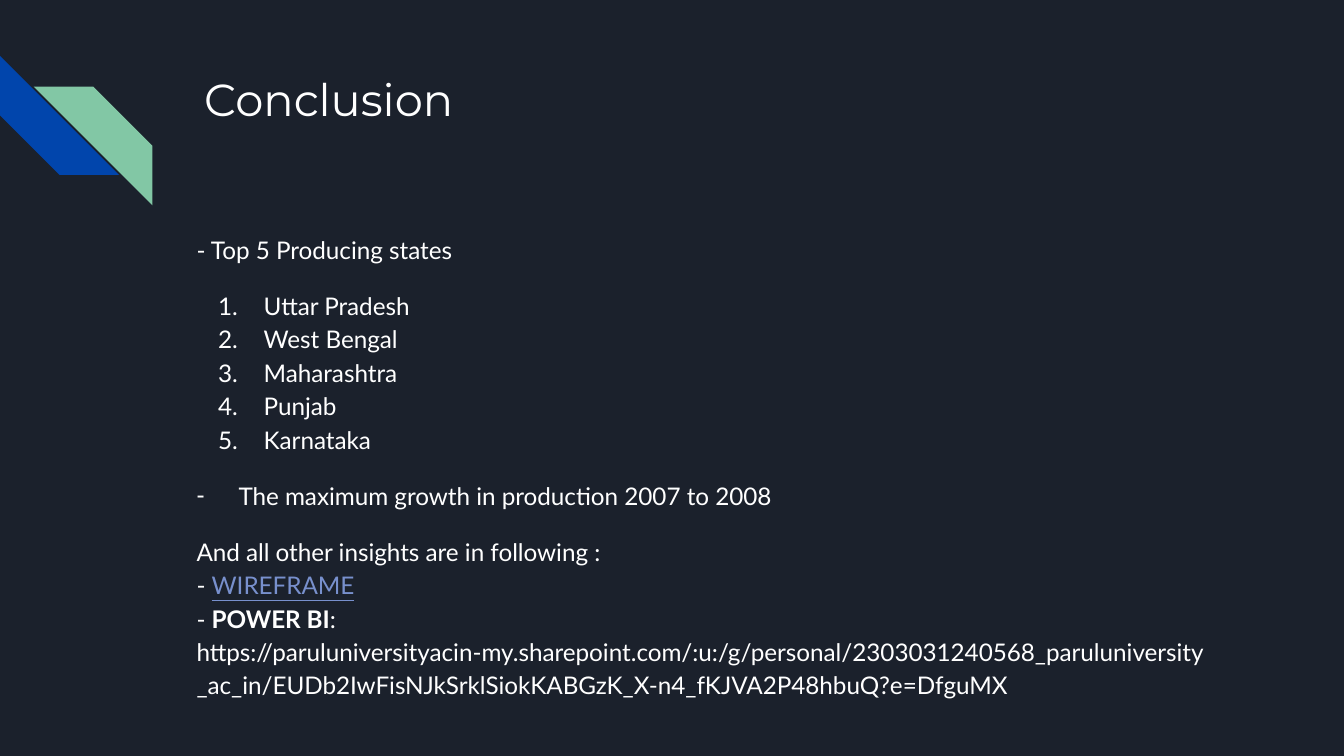
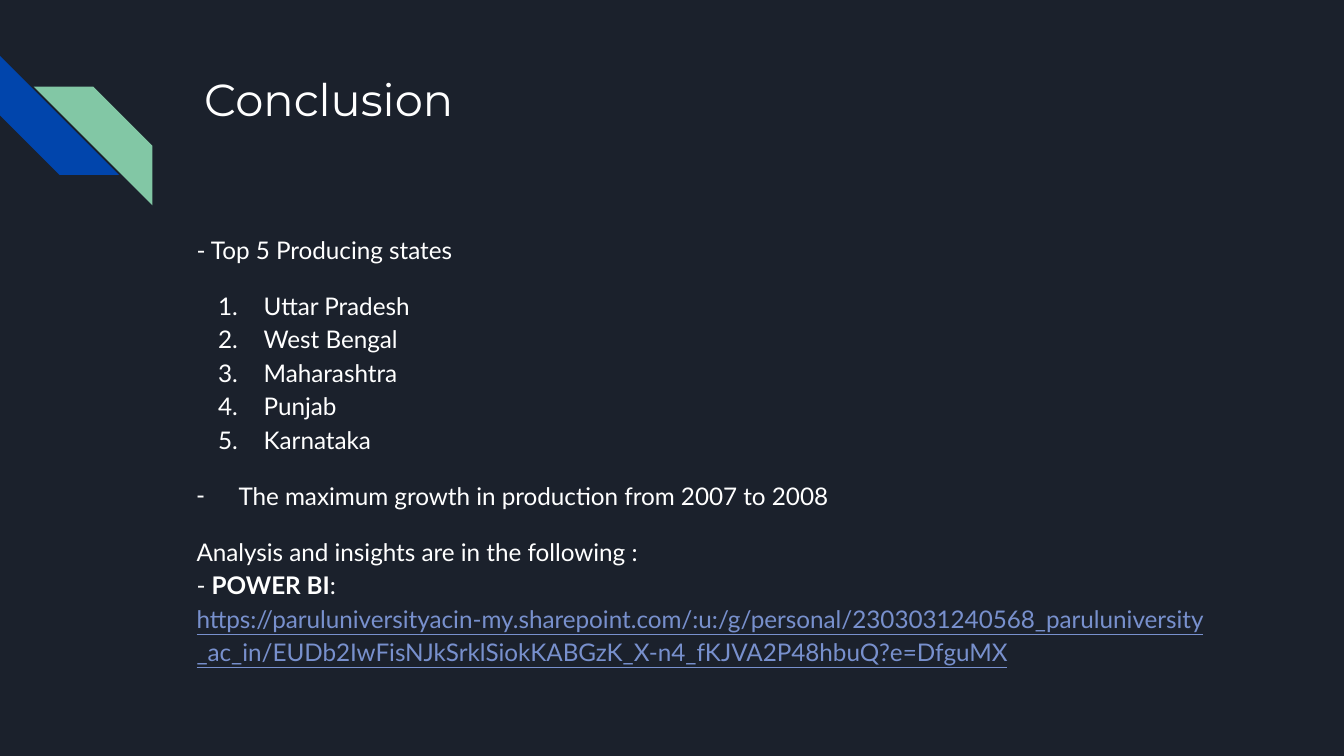
Before and after one commit to krish1440/Crop-Production-Analysis-, a slide deck: slide 6 of Project_Report/Crop Production Analysis.pptx. Drawn at 1344x756 pixels with LibreOffice and Linux fonts; fonts in the diff are those of the drawing. Boxes give left, top, right and bottom in pixels: in the first picture for what was removed or moved away, otherwise in the second. Text is boxed around its words. In the diff, an @@ line names an element or a change of style, - is before the commit and + after.

```diff
--- a/Project_Report/Crop Production Analysis.pptx
+++ b/Project_Report/Crop Production Analysis.pptx
@@ text at (197, 487, 1204, 666): text changed; text colour #FFFFFF to #7890CD @@
-– The maximum growth in production 2007 to 2008
-And all other insights are in following :
-- WIREFRAME
-- POWER BI: https://paruluniversityacin-my.sharepoint.com/:u:/g/personal/2303031240568_paruluniversity_ac_in/EUDb2IwFisNJkSrklSiokKABGzK_X-n4_fKJVA2P48hbuQ?e=DfguMX
+– The maximum growth in production from 2007 to 2008
+Analysis and insights are in the following :
+- POWER BI: https://paruluniversityacin-my.sharepoint.com/:u:/g/personal/2303031240568_paruluniversity_ac_in/EUDb2IwFisNJkSrklSiokKABGzK_X-n4_fKJVA2P48hbuQ?e=DfguMX
```
